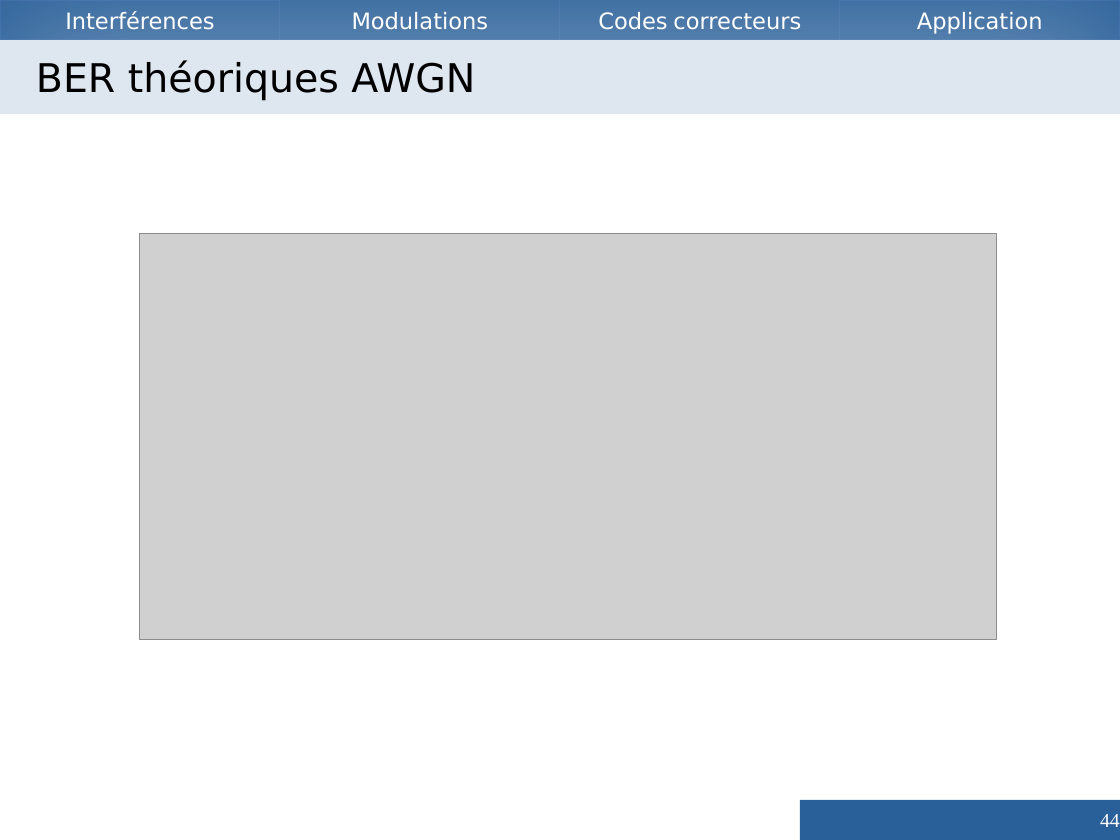
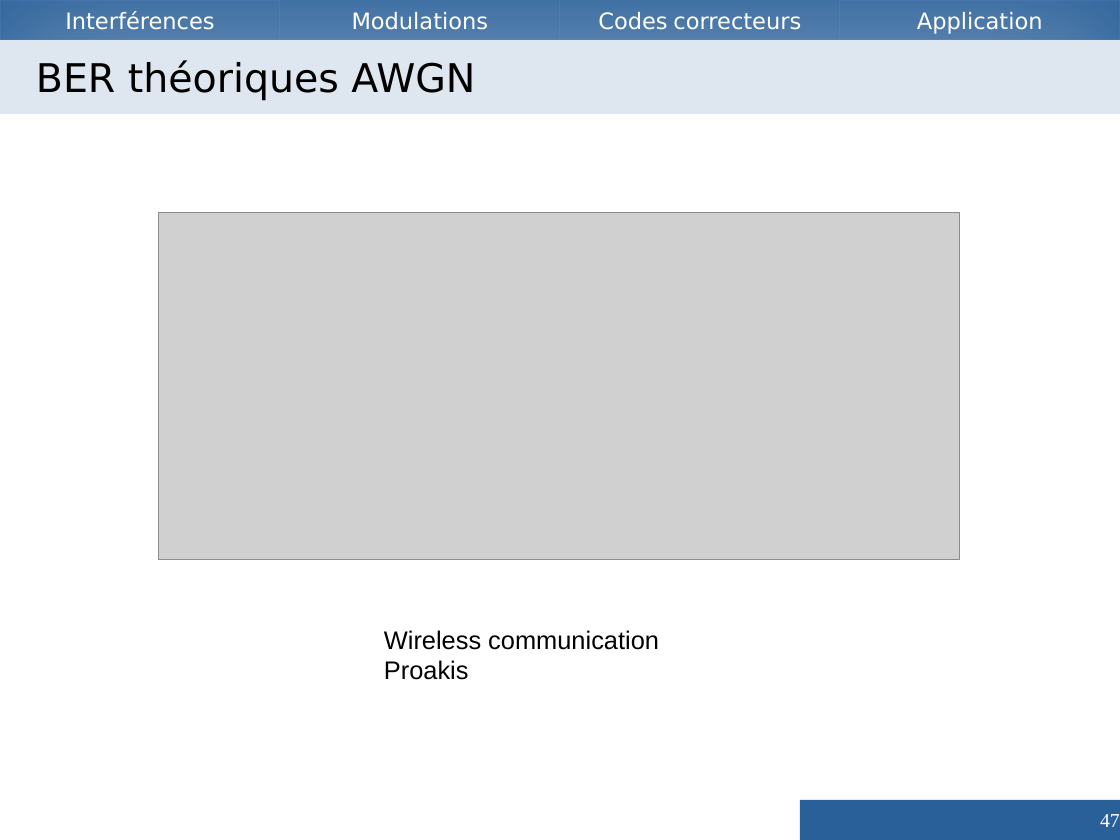
Before and after one commit to Vzrod/tipe, a slide deck: slide 47 of TIPE.odp (slide 44 before the commit). Drawn at 1120x840 pixels with LibreOffice and Linux fonts; fonts in the diff are those of the drawing; grey boxes stand for pictures. Boxes give left, top, right and bottom in pixels: in the first picture for what was removed or moved away, otherwise in the second. Text is boxed around its words. In the diff, an @@ line names an element or a change of style, - is before the commit and + after.

```diff
--- a/TIPE.odp
+++ b/TIPE.odp
@@ picture: place and size @@
-picture at (140, 234, 997, 640)
+picture at (159, 213, 960, 561)
@@ text added at (384, 630, 659, 680), 18 pt, text #000000 @@
+Wireless communication Proakis
@@ page number at (1100, 814, 1120, 827): text changed @@
-44
+47
```
Also in this commit, not shown: 9 other slides changed, 7 slides added, 6 slides removed, 5 other files.
